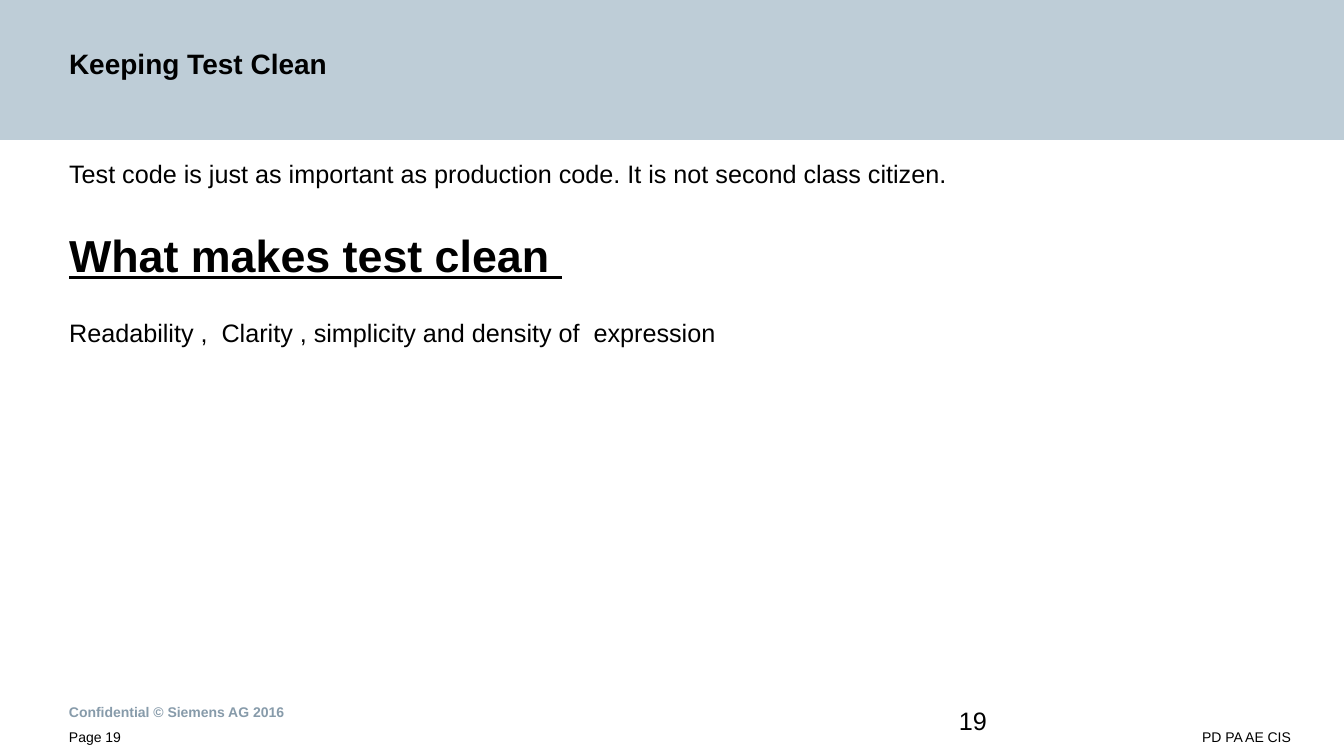
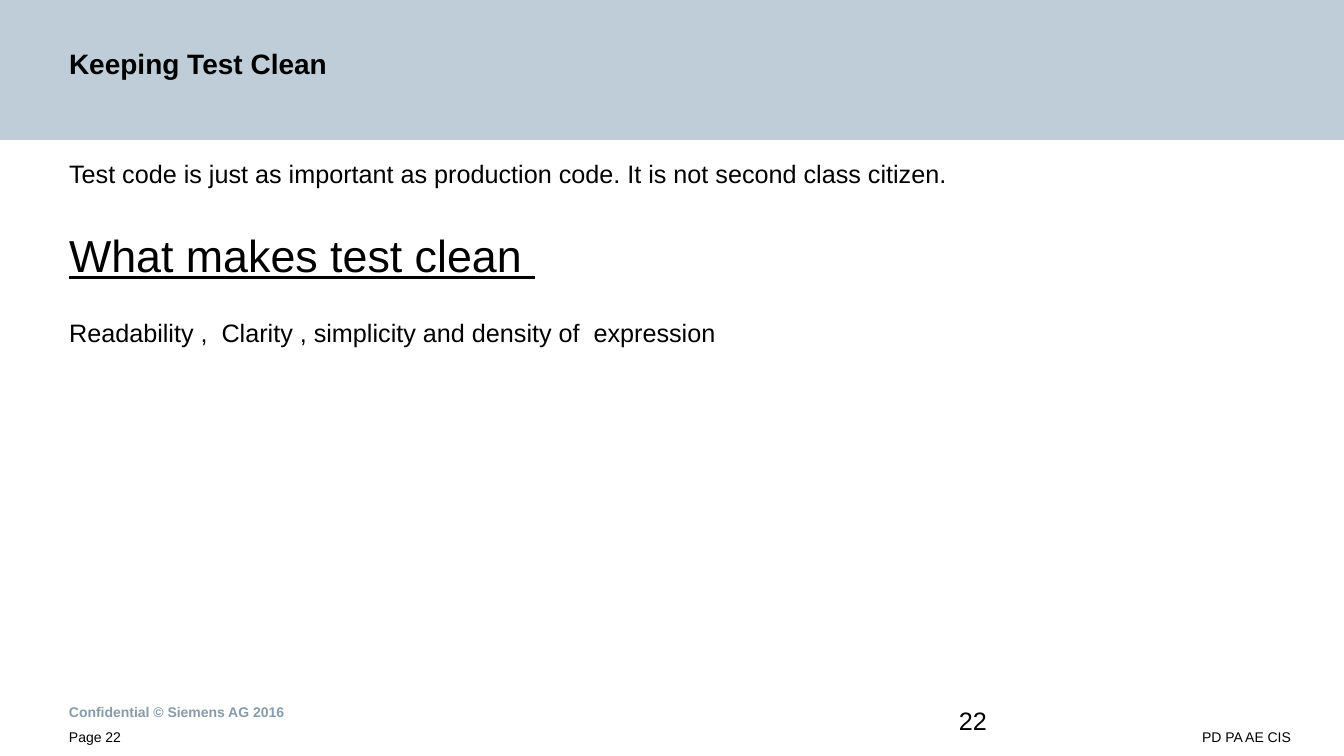
Before and after one commit to SunilPrasad/GithubRepo, a slide deck: slide 22 of TDDExamples/Persentation/TestDrivenDevelopment.pptx (slide 19 before the commit). Drawn at 1344x756 pixels with LibreOffice and Linux fonts; fonts in the diff are those of the drawing; background and template pictures are left out. Boxes give left, top, right and bottom in pixels: in the first picture for what was removed or moved away, otherwise in the second. Text is boxed around its words. In the diff, an @@ line names an element or a change of style, - is before the commit and + after.

```diff
--- a/TDDExamples/Persentation/TestDrivenDevelopment.pptx
+++ b/TDDExamples/Persentation/TestDrivenDevelopment.pptx
@@ text at [69, 239, 522, 279]: bold off in "What makes test clean" @@
@@ page number at [959, 712, 987, 730]: text changed @@
-19
+22
@@ page number at [69, 732, 121, 745]: text changed @@
-Page 19
+Page 22
```
Also in this commit, not shown: 10 other slides changed, 4 slides added, 1 slide removed.
